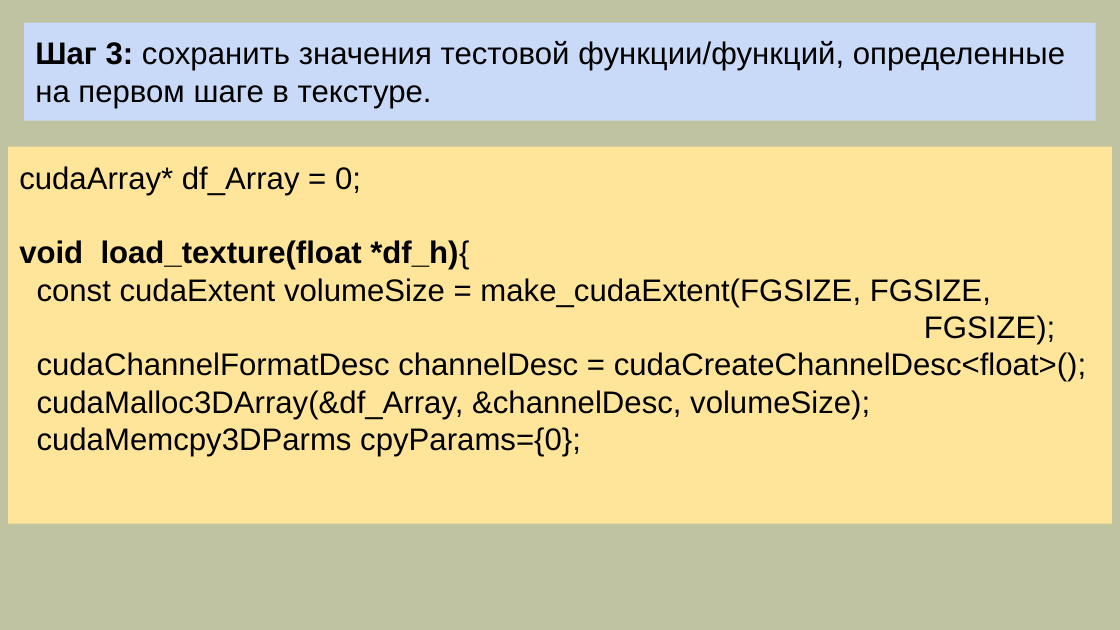
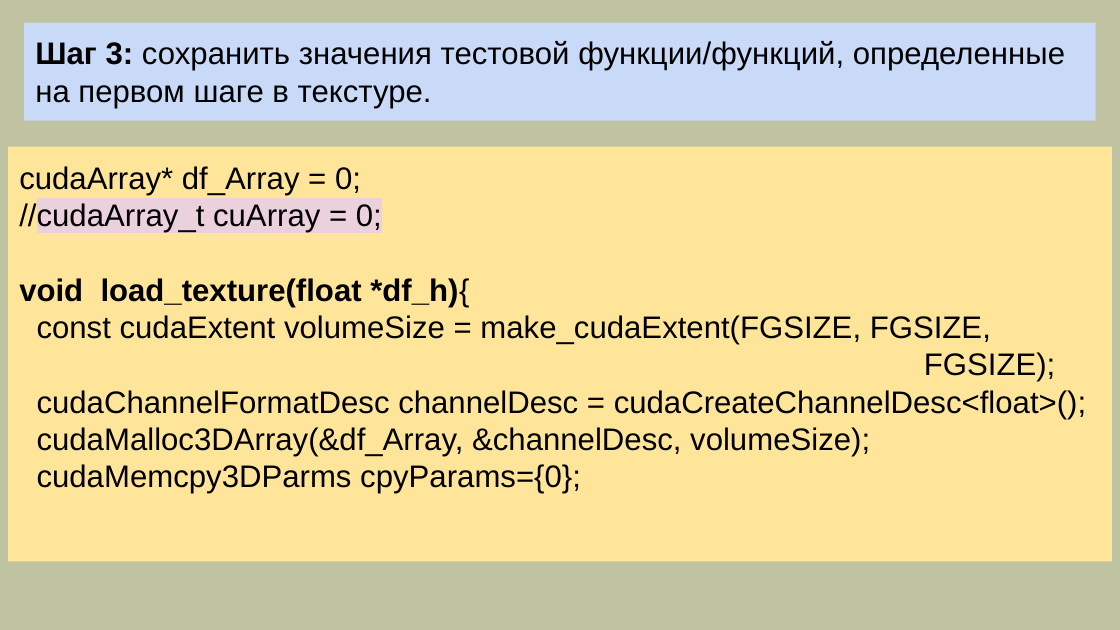
Before and after one commit to mlkv52/sibsutis_cuda_bachelors-2025, a slide deck: slide 19 of Лекции/pptx/Лекция7-ПГП-2025.pptx (slide 17 before the commit). Drawn at 1120x630 pixels with LibreOffice and Linux fonts; fonts in the diff are those of the drawing. Boxes give left, top, right and bottom in pixels: in the first picture for what was removed or moved away, otherwise in the second. Text is boxed around its words. In the diff, an @@ line names an element or a change of style, - is before the commit and + after.

```diff
--- a/Лекции/pptx/Лекция7-ПГП-2025.pptx
+++ b/Лекции/pptx/Лекция7-ПГП-2025.pptx
@@ rectangle "cudaArray* df_Array = 0;": place and size @@
-rectangle "cudaArray* df_Array = 0;" at (8,147,1112,524)
+rectangle "cudaArray* df_Array = 0;" at (8,147,1112,561)
@@ text in rectangle at (19,201,382,232): paragraph added @@
+//cudaArray_t cuArray = 0;
```
Also in this commit, not shown: 1 other slide changed, 5 slides added, 1 slide removed.
